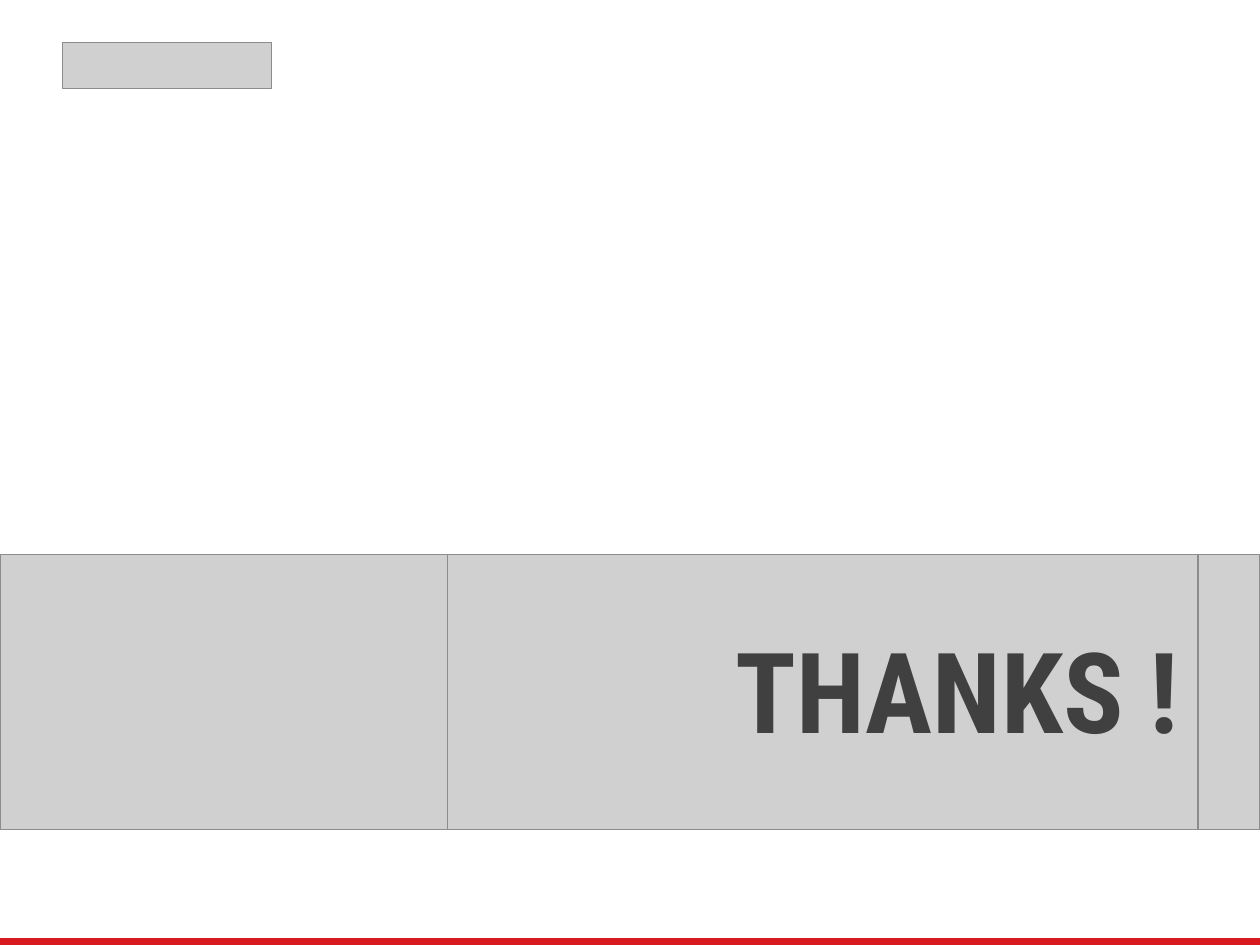
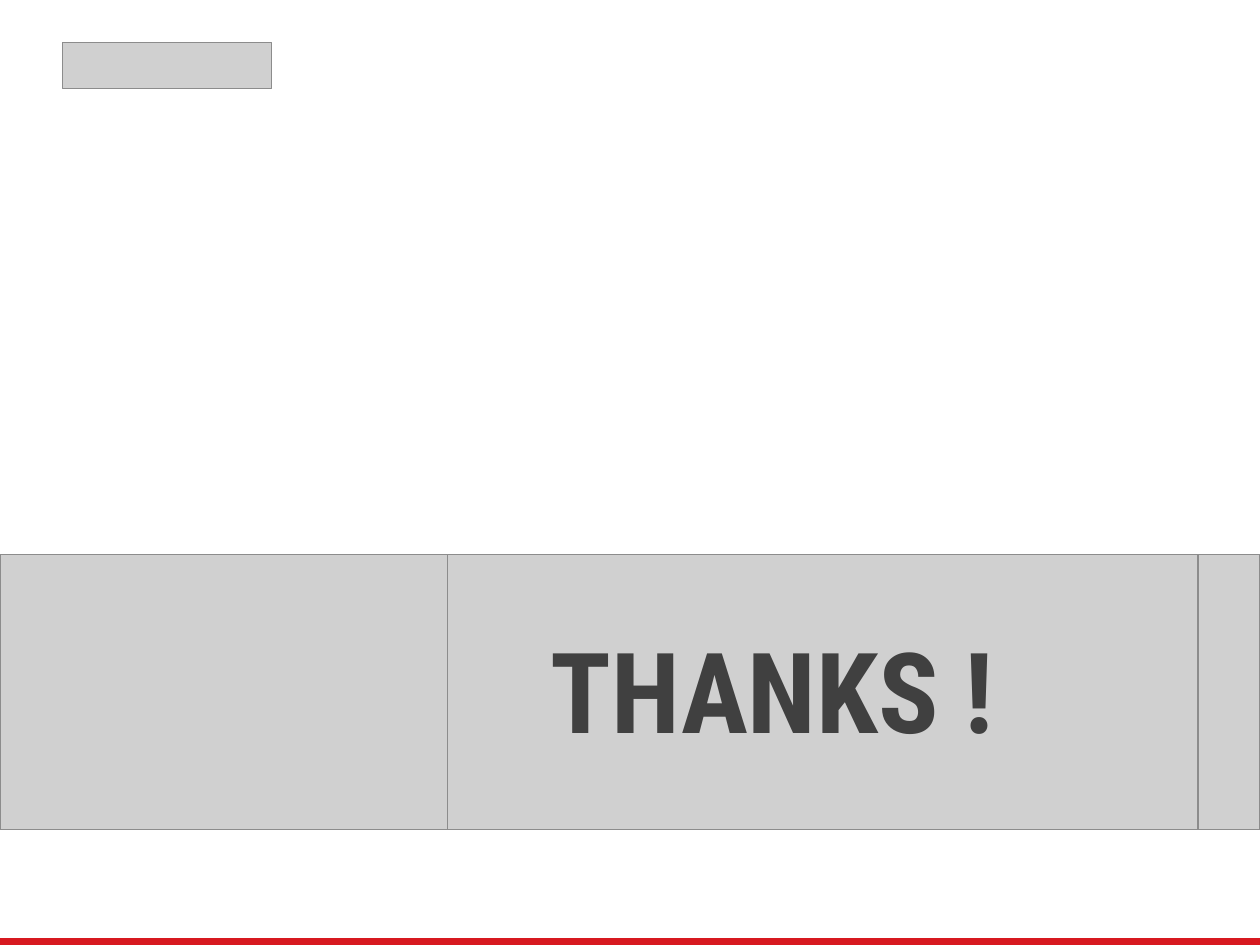
Before and after one commit to Yuchaocheng/canvas, a slide deck: slide 21 of canvas基础分享.pptx. Drawn at 1260x945 pixels with LibreOffice and Linux fonts; fonts in the diff are those of the drawing; grey boxes stand for pictures; background and template pictures are left out. Boxes give left, top, right and bottom in pixels: in the first picture for what was removed or moved away, otherwise in the second. Text is boxed around its words. In the diff, an @@ line names an element or a change of style, - is before the commit and + after.

```diff
--- a/canvas基础分享.pptx
+++ b/canvas基础分享.pptx
@@ text "THANKS !": place and size @@
-text "THANKS !" at (735, 652, 1123, 734)
+text "THANKS !" at (551, 652, 939, 734)
```
Also in this commit, not shown: 13 other slides changed.
